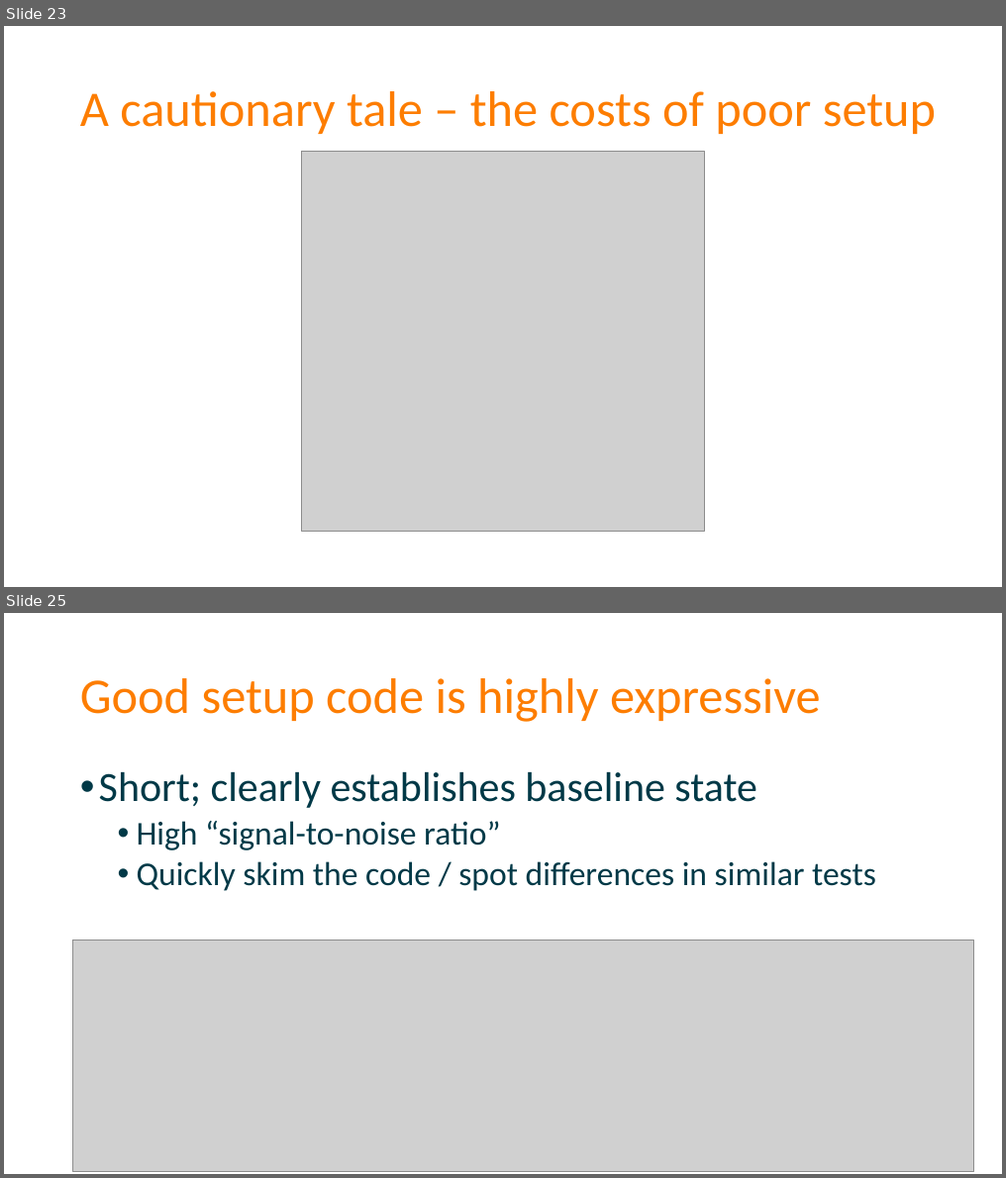
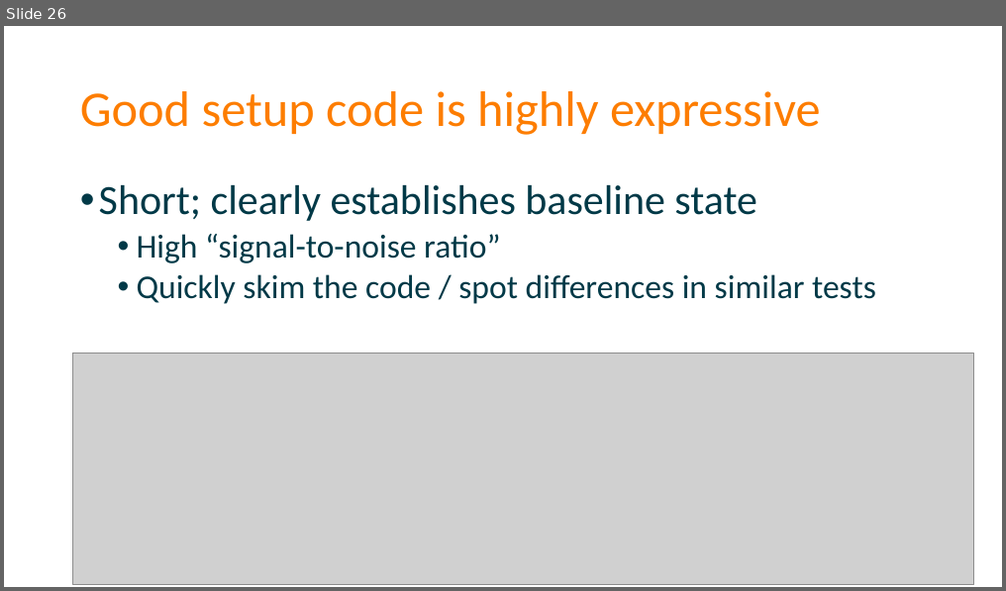
Before and after one commit to spetryjohnson/Talk-Patterns_of_Effective_Test_Setup, a slide deck: POETS - CodeMash 2017.pptx. Shown one above the other, each under a label of ours: slides 23 and 25 before the commit, slide 26 after it; the slides between them are not shown. The pictures are 1006x1178 and 1006x591 pixels, drawn with LibreOffice and Linux fonts; fonts in the diff are those of the drawing; grey boxes stand for pictures. Boxes give left, top, right and bottom in pixels: in the first picture for what was removed or moved away, otherwise in the second. Text is boxed around its words. In the diff, an @@ line names an element or a change of style, - is before the commit and + after.

```diff
--- a/POETS - CodeMash 2017.pptx
+++ b/POETS - CodeMash 2017.pptx
@@ slide 23 removed at <box>4,26,1002,587</box>, background #FFFFFF @@
@@ title removed at <box>80,91,936,134</box> @@
-A cautionary tale – the costs of poor setup
@@ picture removed at <box>302,152,704,532</box> @@
@@ what was slide 25 is now slide 26 @@
```
Also in this commit, not shown: 9 slides changed, 7 slides added, 5 other slides removed, 2 other files.
